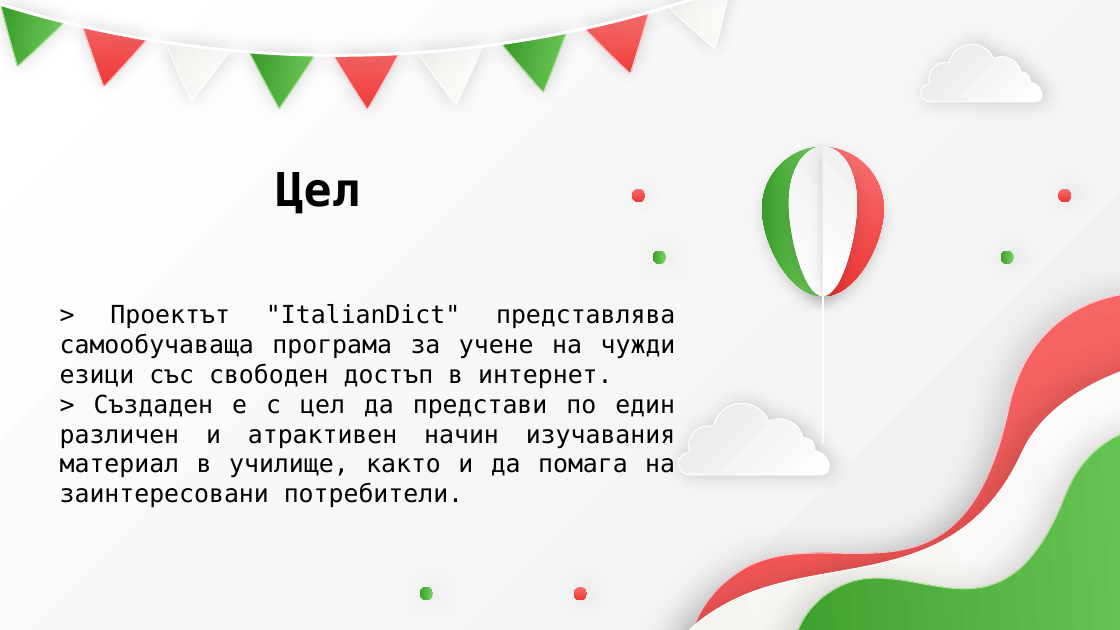
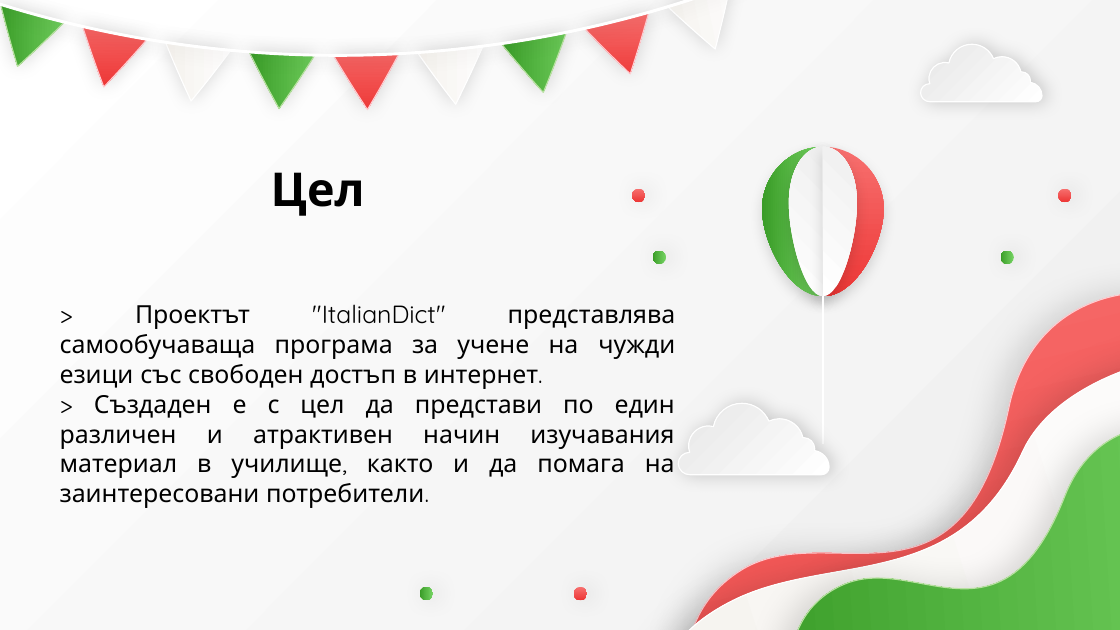
Before and after one commit to romanov-lyubomir/eurodict, a slide deck: slide 2 of documentation/docx/EuroDict.pptx. Drawn at 1120x630 pixels with LibreOffice and Linux fonts; fonts in the diff are those of the drawing. Boxes give left, top, right and bottom in pixels: in the first picture for what was removed or moved away, otherwise in the second. Text is boxed around its words. In the diff, an @@ line names an element or a change of style, - is before the commit and + after.

```diff
--- a/documentation/docx/EuroDict.pptx
+++ b/documentation/docx/EuroDict.pptx
@@ title "Цел" at (271,172,365,216): font DejaVu Sans Mono to Quicksand @@
@@ subtitle "> Проектът "ItalianDict" представлява самообучаваща ..." at (60,304,676,508): font DejaVu Sans Mono to Quicksand @@
```
Also in this commit, not shown: 2 other slides changed, 5 other files.
